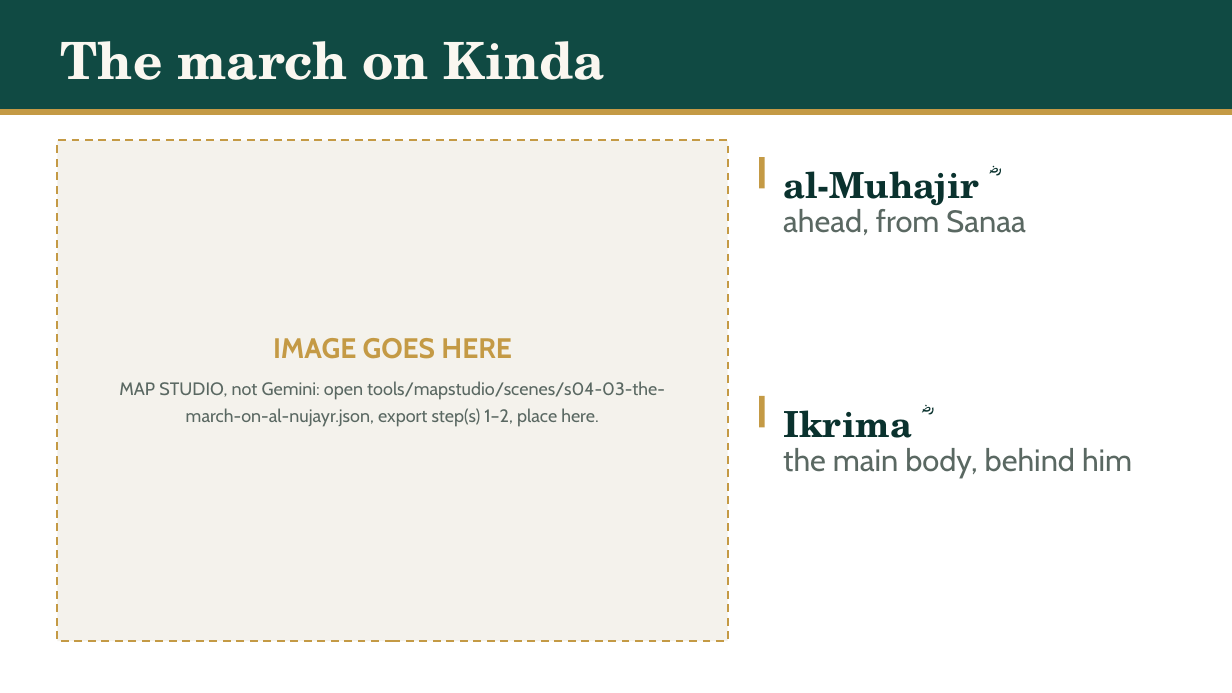
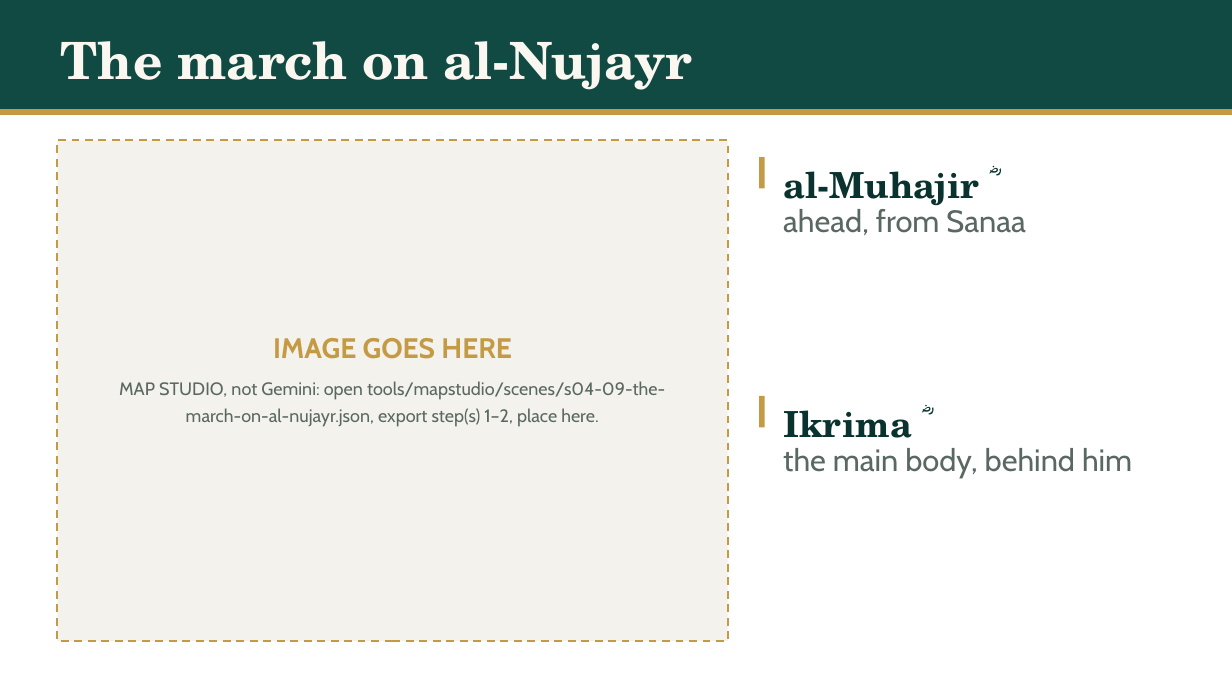
Before and after one commit to daniyalyasin93/2026SeptemberIslamicHistoryClass, a slide deck: slide 56 of S04_kinda_butah_yamama/S04.pptx (slide 21 before the commit). Drawn at 1232x693 pixels with LibreOffice and Linux fonts; fonts in the diff are those of the drawing. Boxes give left, top, right and bottom in pixels: in the first picture for what was removed or moved away, otherwise in the second. Text is boxed around its words. In the diff, an @@ line names an element or a change of style, - is before the commit and + after.

```diff
--- a/S04_kinda_butah_yamama/S04.pptx
+++ b/S04_kinda_butah_yamama/S04.pptx
@@ text at (x1=61, y1=41, x2=692, y2=90): text changed @@
-The march on Kinda
+The march on al-Nujayr
@@ text at (x1=119, y1=381, x2=665, y2=427): text changed @@
-MAP STUDIO, not Gemini: open tools/mapstudio/scenes/s04-03-the-march-on-al-nujayr.json, export step(s) 1–2, place here.
+MAP STUDIO, not Gemini: open tools/mapstudio/scenes/s04-09-the-march-on-al-nujayr.json, export step(s) 1–2, place here.
```
Also in this commit, not shown: 28 other slides changed, 6 slides added, 1 slide removed, 15 other files.
